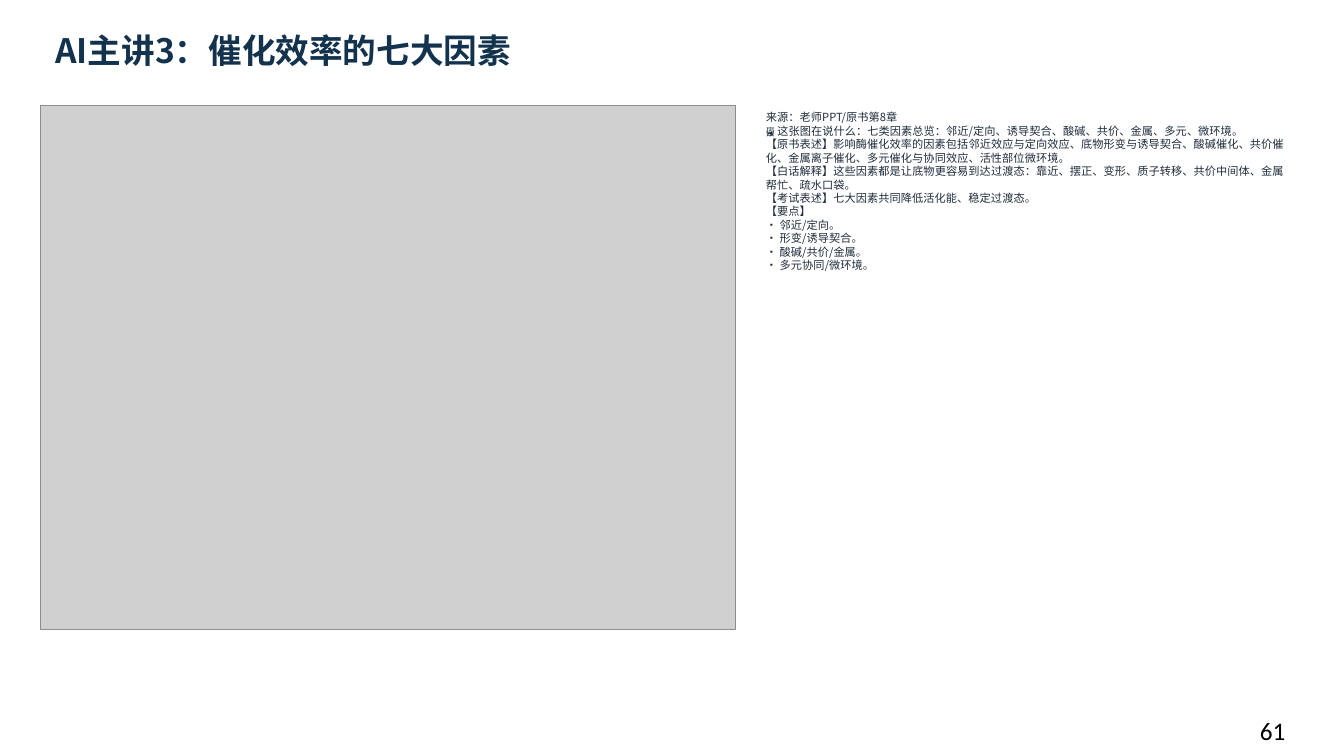
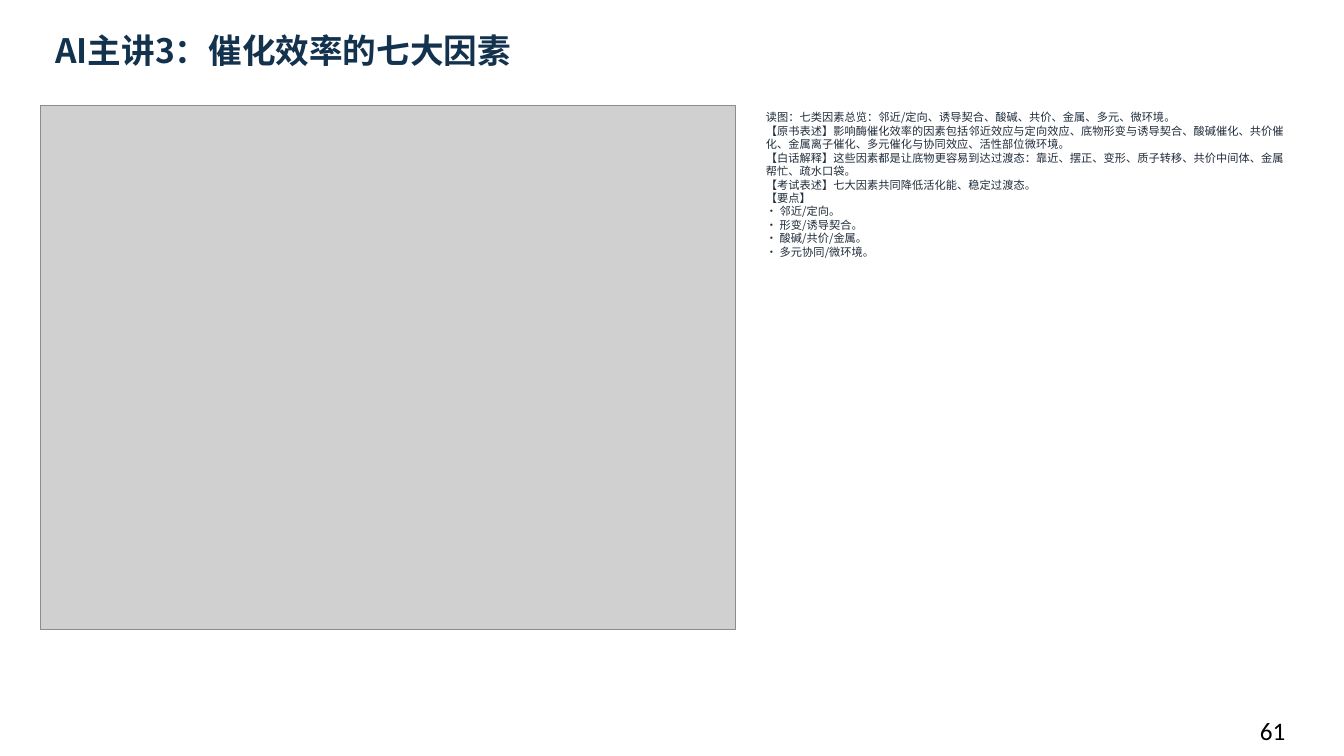
Before and after one commit to newkan-li/Biochemistry, a slide deck: slide 61 of downloads/bc08-ai-style.pptx. Drawn at 1344x756 pixels with LibreOffice and Linux fonts; fonts in the diff are those of the drawing; grey boxes stand for pictures. Boxes give left, top, right and bottom in pixels: in the first picture for what was removed or moved away, otherwise in the second. Text is boxed around its words. In the diff, an @@ line names an element or a change of style, - is before the commit and + after.

Commit message:
bc08补58页老师原页读图讲解:53页缺图注补齐,下载PPT同步;版本20261112cdn

```diff
--- a/downloads/bc08-ai-style.pptx
+++ b/downloads/bc08-ai-style.pptx
@@ text at box(766, 111, 1284, 258): text changed @@
-来源：老师PPT/原书第8章
-🖼 这张图在说什么：七类因素总览：邻近/定向、诱导契合、酸碱、共价、金属、多元、微环境。
-【原书表述】影响酶催化效率的因素包括邻近效应与定向效应、底物形变与诱导契合、酸碱催化、共价催化、金属离子催化、多元催化与协同效应、活性部位微环境。
-【白话解释】这些因素都是让底物更容易到达过渡态：靠近、摆正、变形、质子转移、共价中间体、金属帮忙、疏水口袋。
-【考试表述】七大因素共同降低活化能、稳定过渡态。
-【要点】
-• 邻近/定向。
-• 形变/诱导契合。
-• 酸碱/共价/金属。
-• 多元协同/微环境。
+读图：七类因素总览：邻近/定向、诱导契合、酸碱、共价、金属、多元、微环境。
+【原书表述】影响酶催化效率的因素包括邻近效应与定向效应、底物形变与诱导契合、酸碱催化、共价催化、金属离子催化、多元催化与协同效应、活性部位微环境。
+【白话解释】这些因素都是让底物更容易到达过渡态：靠近、摆正、变形、质子转移、共价中间体、金属帮忙、疏水口袋。
+【考试表述】七大因素共同降低活化能、稳定过渡态。
+【要点】
+• 邻近/定向。
+• 形变/诱导契合。
+• 酸碱/共价/金属。
+• 多元协同/微环境。
```
Also in this commit, not shown: 107 other slides changed, 6 other files.
